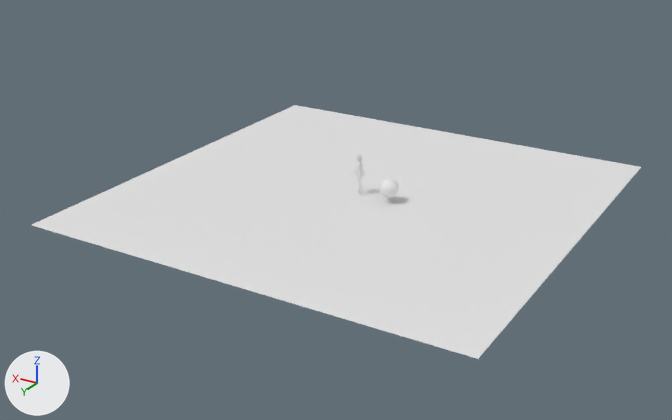
Two versions of the FBX model Engine/Asset/girl.fbx, one commit apart.
The view is the same before and after, from a camera (50 mm lens) standing at (-45.2, 80.0, 37.5) and looking at (1.7, 1.8, -1.6). The axes (+X, +Y, +Z) are drawn at lower left. The lights are the same throughout. Where no turn or scale is listed for an object, it has been applied to the vertices. Vertices at the same position are counted once.
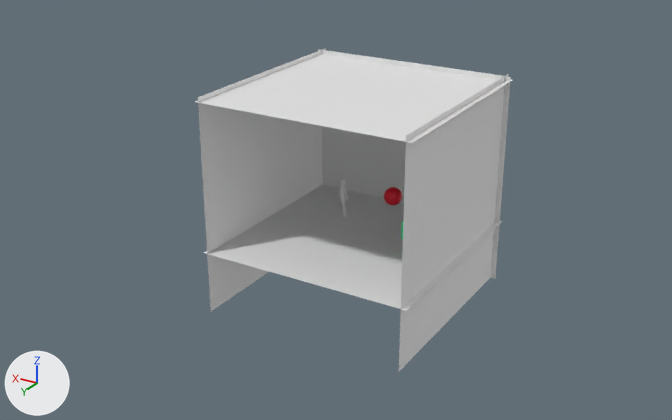
Pixel boxes [x1, y1, x2, y2] of what changed, in the pictures (672 x 420 px):
'Plane', moved, rescaled (51% narrower, 50% shorter)
    before: [32, 105, 641, 359]
    after: [204, 185, 502, 311]
'Plane.004', added
    after: [399, 75, 508, 371]
'Plane.003', added
    after: [198, 48, 326, 311]
'Plane.001', added
    after: [195, 54, 512, 143]
'Plane.002', added
    after: [318, 49, 511, 279]
'Sphere', surface changed, moved
    before: [380, 178, 399, 197]
    after: [384, 187, 402, 205]

What changed in the scene script:
```text
Add mat_m_red:
    mat_m_red = principled_material('M_Red')
    mat_m_red.base_color = (0.8, 0.0, 0.019)  # red #e70026
Add mat_material:
    mat_material = principled_material('Material')
    mat_material.base_color = (0.8, 0.8, 0.8)  # white #e7e7e7
Change me_sphere_001:
    where me_sphere_001.from_pydata(...)  # 482 vertices, 512 faces; spans x -1.0..1.0, y -1.0..1.0, z -1.0..1.0
    used by ob_sphere; location = (-3.79, 0.37, 1.63)
    me_sphere_001 part 1: 512 faces spanning x -1.0..1.0, y -1.0..1.0, z -1.0..1.0 switch from no material to mat_m_red (red #e70026)
Add me_plane_004:
    me_plane_004.from_pydata([(0.0, 11.9, -11.9), (0.0, -11.9, -11.9), (0.0, 11.9, 11.9), (0.0, -11.9, 11.9)], [], [(0, 1, 3, 2)])
Add me_plane_002:
    me_plane_002.from_pydata([(11.9, -11.9, 0.0), (-11.9, -11.9, 0.0), (11.9, 11.9, 0.0), (-11.9, 11.9, 0.0)], [], [(0, 1, 3, 2)])
Add me_plane_003:
    me_plane_003.from_pydata([(11.9, 0.0, -11.9), (-11.9, 0.0, -11.9), (11.9, 0.0, 11.9), (-11.9, 0.0, 11.9)], [], [(0, 1, 3, 2)])
Add me_plane_005:
    me_plane_005.from_pydata([(0.0, -11.9, -11.9), (0.0, 11.9, -11.9), (0.0, -11.9, 11.9), (0.0, 11.9, 11.9)], [], [(0, 1, 3, 2)])
    me_plane_005.materials.append(mat_material)  # white #e7e7e7
Change ob_sphere:
    ob_sphere.location: (-3.79, 0.37, 1.63) -> (-1.92, -4.19, -1.36)
Change ob_plane:
    ob_plane.location: (0.0, 0.0, 0.0) -> (0.0, 0.0, -5.0)
    ob_plane.scale: (23.7, 23.7, 23.7) -> (11.9, 11.9, 11.9)
Add ob_plane_003:
    ob_plane_003 = bpy.data.objects.new('Plane.003', me_plane_004)
    ob_plane_003.location = (11.38, -0.02, 0.0)
Add ob_plane_001:
    ob_plane_001 = bpy.data.objects.new('Plane.001', me_plane_002)
    ob_plane_001.location = (0.0, 0.0, 11.34)
Add ob_plane_002:
    ob_plane_002 = bpy.data.objects.new('Plane.002', me_plane_003)
    ob_plane_002.location = (0.0, -10.98, 0.0)
Add ob_plane_004:
    ob_plane_004 = bpy.data.objects.new('Plane.004', me_plane_005)
    ob_plane_004.location = (-11.26, -0.02, 0.0)
```
